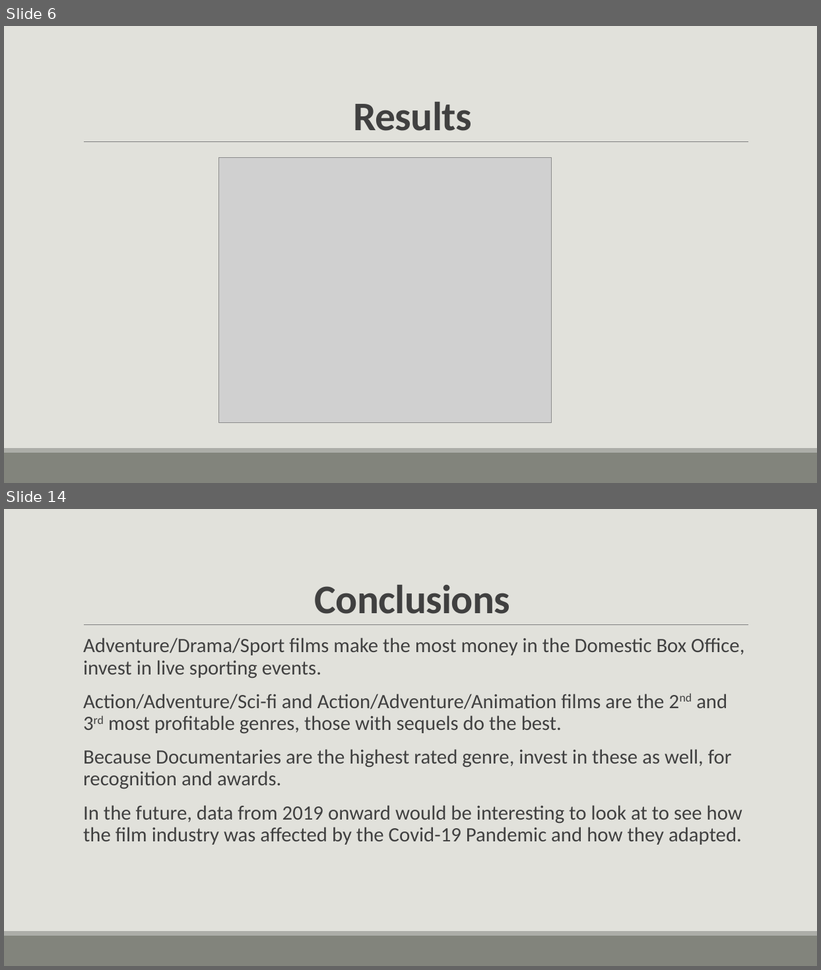
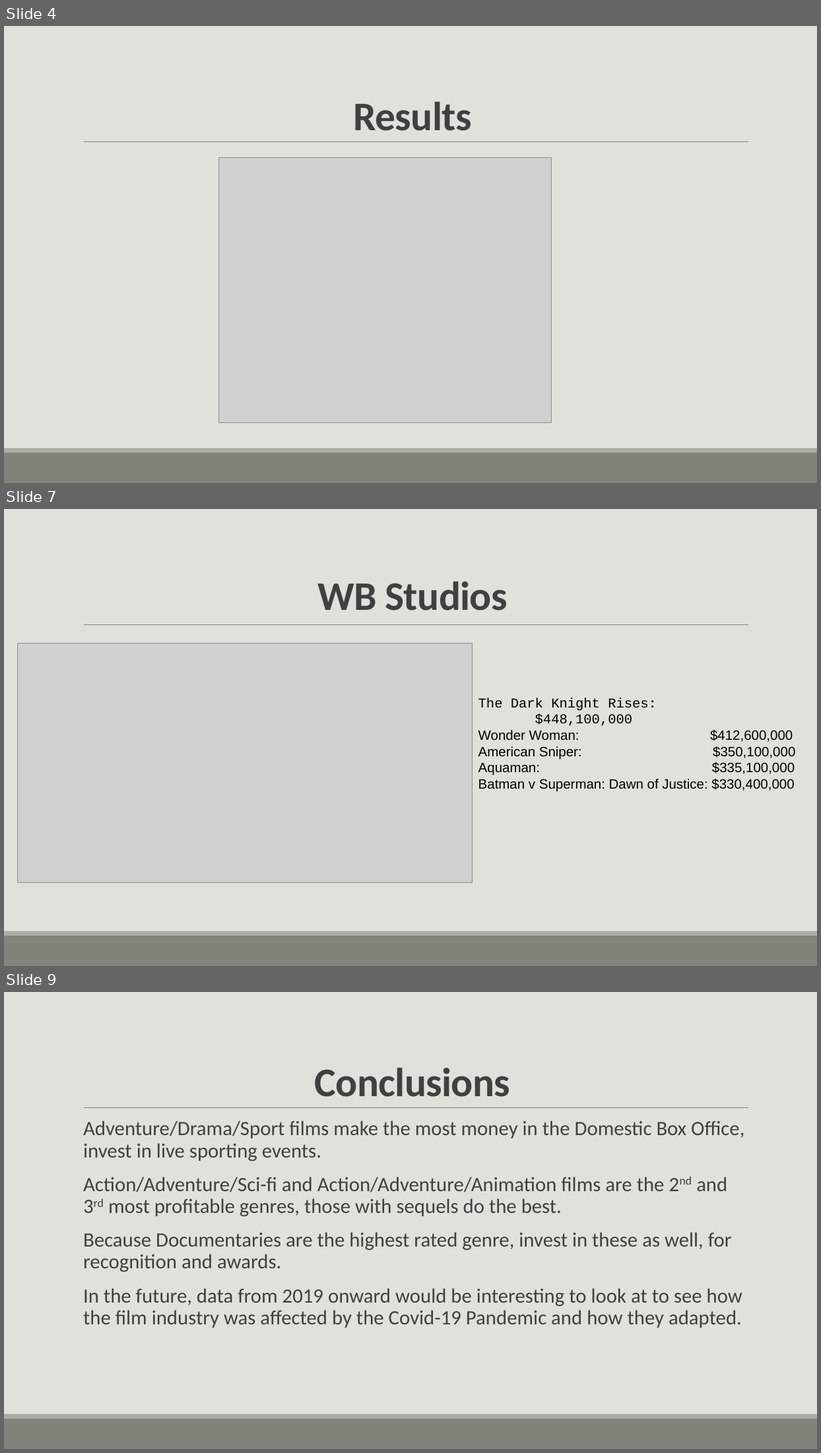
Before and after one commit to turtleduck18/phase-1-project, a slide deck: Flatiron Data Science Phase 1 Project.pptx. Shown one above the other, each under a label of ours: slides 6 and 14 before the commit, slides 4, 7 and 9 after it; the slides between them are not shown. The pictures are 821x970 and 821x1453 pixels, drawn with LibreOffice and Linux fonts; fonts in the diff are those of the drawing; grey boxes stand for pictures. Boxes give left, top, right and bottom in pixels: in the first picture for what was removed or moved away, otherwise in the second. Text is boxed around its words. In the diff, an @@ line names an element or a change of style, - is before the commit and + after.

```diff
--- a/Flatiron Data Science Phase 1 Project.pptx
+++ b/Flatiron Data Science Phase 1 Project.pptx
@@ slide 7 added at (4, 509, 817, 966), background #E1E1DB; not listed: 3 template elements that a slide beside it also shows @@
@@ title added at (318, 582, 507, 611), 48 pt, text #404040, bold @@
+WB Studios
@@ picture added at (17, 643, 473, 883) @@
@@ text added at (479, 698, 795, 792), 16 pt, text #000000 @@
+The Dark Knight Rises: $448,100,000
+Wonder Woman: $412,600,000
+American Sniper: $350,100,000
+Aquaman: $335,100,000
+Batman v Superman: Dawn of Justice: $330,400,000
@@ what was slide 6 is now slide 4 @@
@@ what was slide 14 is now slide 9 @@
```
Also in this commit, not shown: 3 slides changed, 2 other slides added, 8 slides removed, 20 other files.
